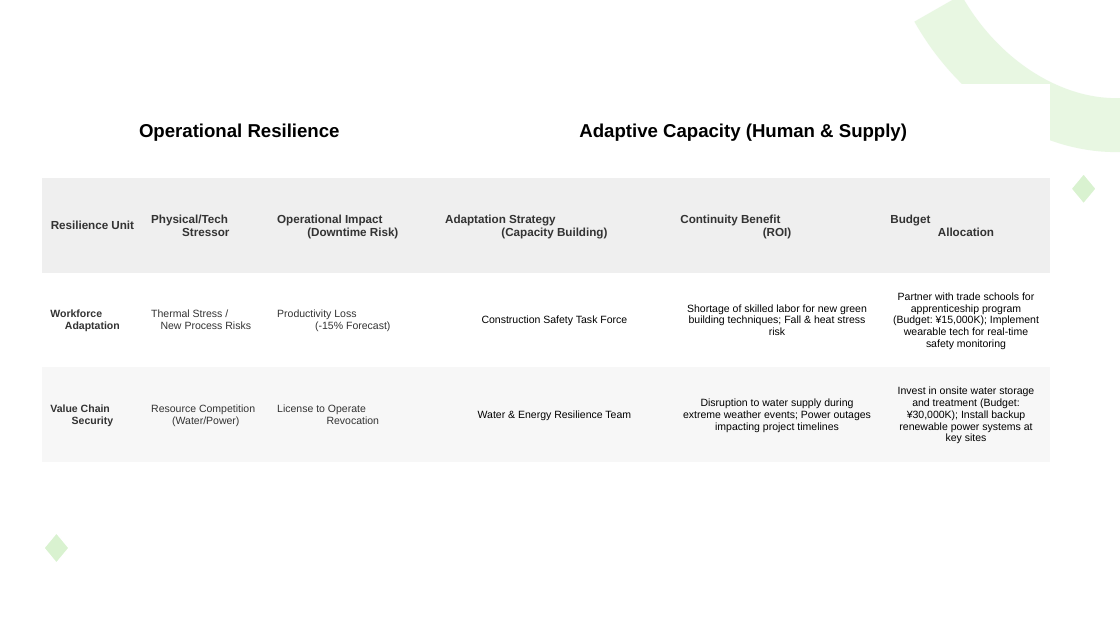
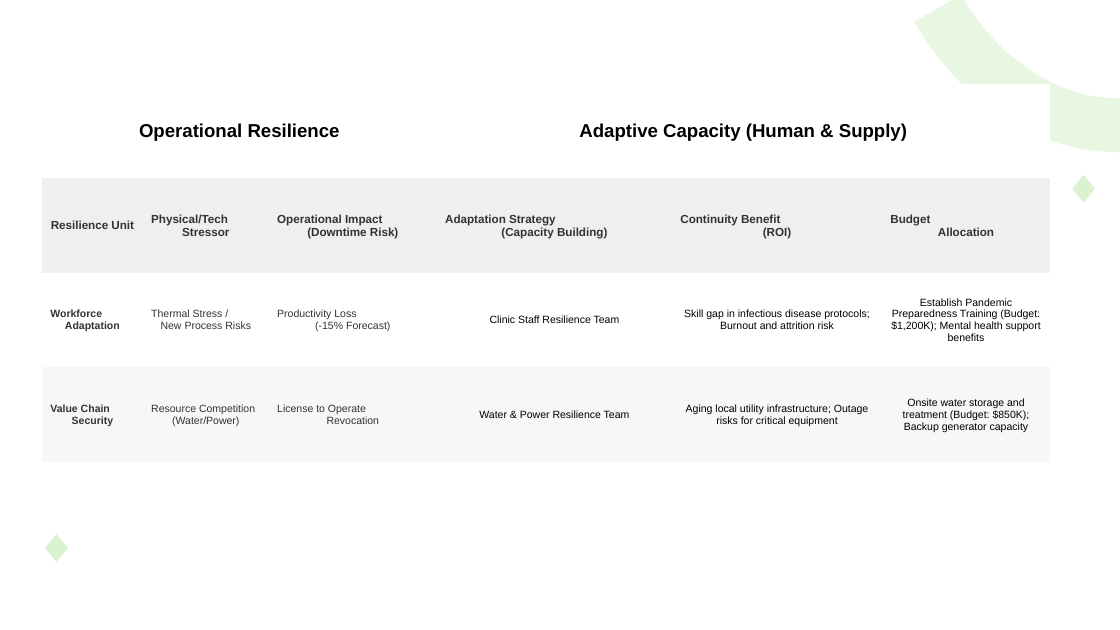
Before and after one commit to jackman993/sustainability-rep, a slide deck: slide 7 of shared/engine/tcfd/output/TCFD_table.pptx. Drawn at 1120x630 pixels with LibreOffice and Linux fonts; fonts in the diff are those of the drawing. Boxes give left, top, right and bottom in pixels: in the first picture for what was removed or moved away, otherwise in the second. Text is boxed around its words. In the diff, an @@ line names an element or a change of style, - is before the commit and + after.

```diff
--- a/shared/engine/tcfd/output/TCFD_table.pptx
+++ b/shared/engine/tcfd/output/TCFD_table.pptx
@@ table at <box>42,84,1050,462</box> @@
-row 3: Workforce Adaptation | Thermal Stress / New Process Risks | Productivity Loss (-15% Forecast) | Construction Safety Task Force | Shortage of skilled labor for new green building techniques; Fall & heat stress risk | Partner with trade schools for apprenticeship program (Budget: ¥15,000K); Implement wearable tech for real-time safety monitoring
+row 3: Workforce Adaptation | Thermal Stress / New Process Risks | Productivity Loss (-15% Forecast) | Clinic Staff Resilience Team | Skill gap in infectious disease protocols; Burnout and attrition risk | Establish Pandemic Preparedness Training (Budget: $1,200K); Mental health support benefits
-row 4: Value Chain Security | Resource Competition (Water/Power) | License to Operate Revocation | Water & Energy Resilience Team | Disruption to water supply during extreme weather events; Power outages impacting project timelines | Invest in onsite water storage and treatment (Budget: ¥30,000K); Install backup renewable power systems at key sites
+row 4: Value Chain Security | Resource Competition (Water/Power) | License to Operate Revocation | Water & Power Resilience Team | Aging local utility infrastructure; Outage risks for critical equipment | Onsite water storage and treatment (Budget: $850K); Backup generator capacity
```
Also in this commit, not shown: 6 other slides changed, 3 other files.
